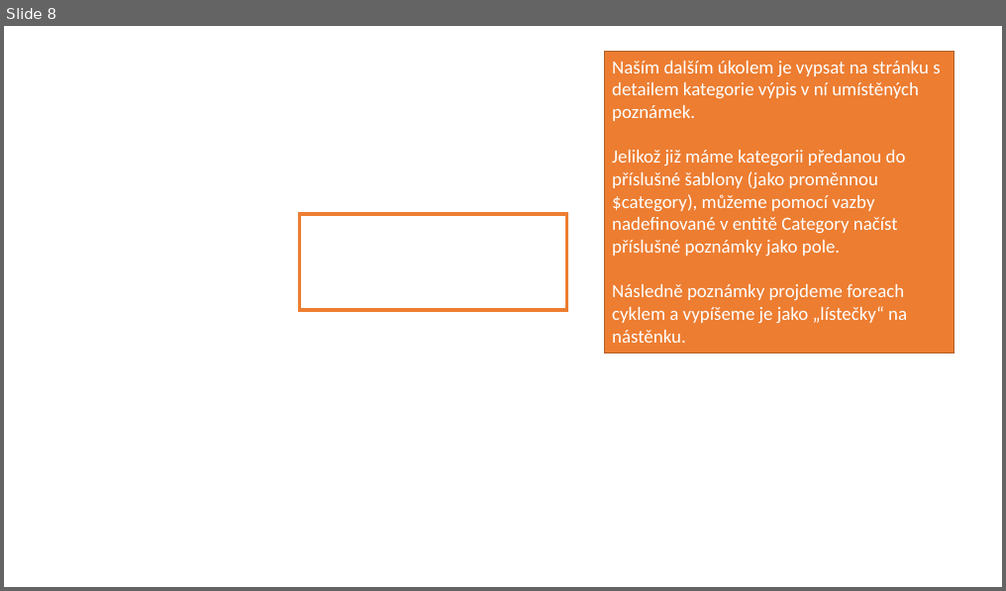
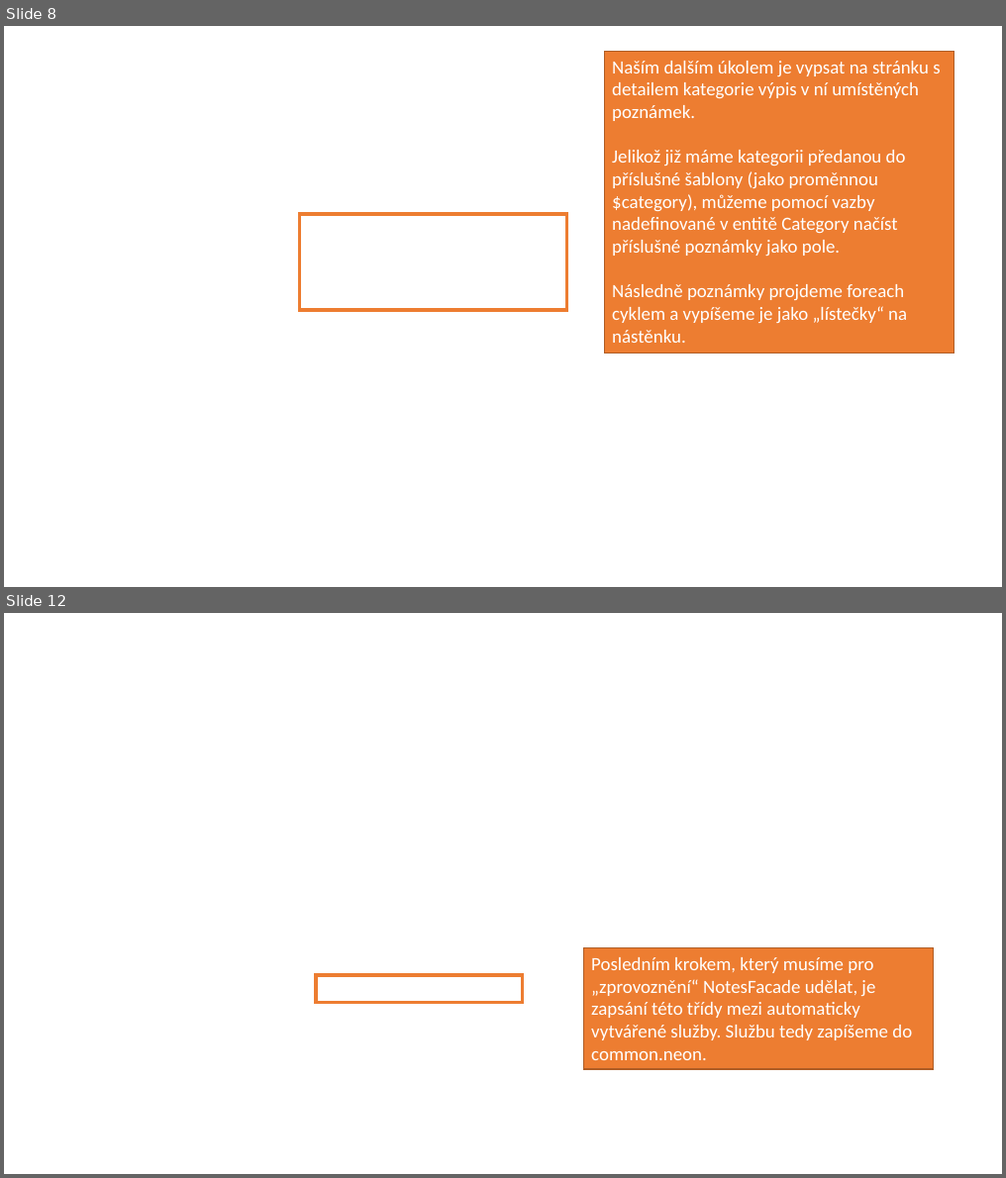
Before and after one commit to 4iz571/cviceni, a slide deck: 03-model/notes-leanmapper-reseni.pptx. Shown one above the other, each under a label of ours: slide 8 before the commit, slides 8 and 12 after it; the slides between them are not shown. The pictures are 1006x591 and 1006x1178 pixels, drawn with LibreOffice and Linux fonts; fonts in the diff are those of the drawing; background and template pictures are left out. Boxes give left, top, right and bottom in pixels: in the first picture for what was removed or moved away, otherwise in the second. Text is boxed around its words. In the diff, an @@ line names an element or a change of style, - is before the commit and + after.

```diff
--- a/03-model/notes-leanmapper-reseni.pptx
+++ b/03-model/notes-leanmapper-reseni.pptx
@@ slide 12 added at (4,613,1002,1174), background picture (left out) @@
@@ rectangle added at (584,949,934,1069), fill #ED7D31, outline #AF5C24 1 pt, 18 pt, text #FFFFFF @@
+Posledním krokem, který musíme pro „zprovoznění“ NotesFacade udělat, je zapsání této třídy mezi automaticky vytvářené služby. Službu tedy zapíšeme do common.neon.
@@ rectangle added at (316,975,522,1003), outline #ED7D31 3 pt @@
```
Also in this commit, not shown: 1 slide changed, 6 other slides added.
